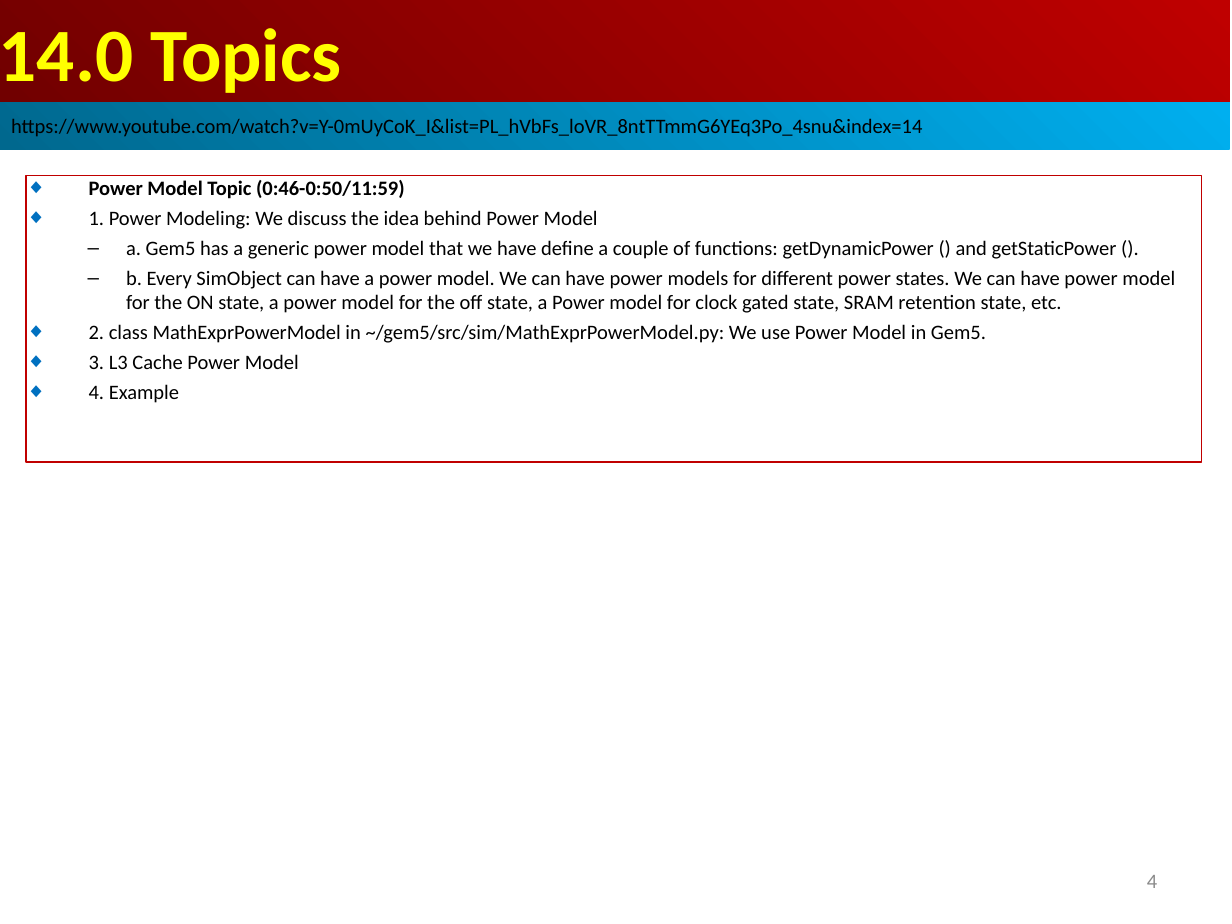
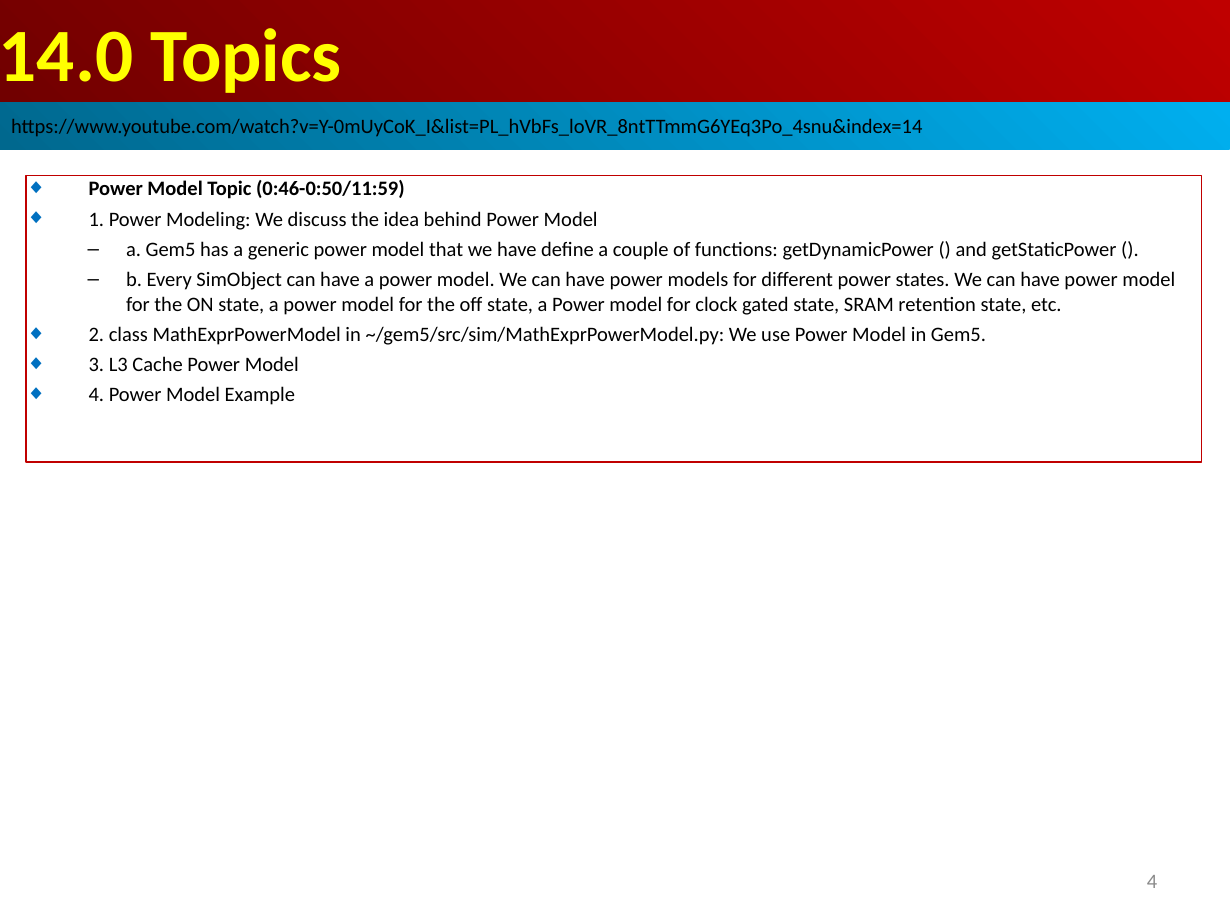
Before and after one commit to peterhchen/AIU_CS850_Gem5_McPAT, a slide deck: slide 4 of 050_Gem5/014.PwrMod/000_Video/014.PowerModel.ppt. Drawn at 1232x924 pixels with LibreOffice and Linux fonts; fonts in the diff are those of the drawing. Boxes give left, top, right and bottom in pixels: in the first picture for what was removed or moved away, otherwise in the second. Text is boxed around its words. In the diff, an @@ line names an element or a change of style, - is before the commit and + after.

```diff
--- a/050_Gem5/014.PwrMod/000_Video/014.PowerModel.ppt
+++ b/050_Gem5/014.PwrMod/000_Video/014.PowerModel.ppt
@@ text in rectangle at box(89, 386, 295, 405): text changed @@
-◆ 4. Example
+◆ 4. Power Model Example
```
Also in this commit, not shown: 2 other slides changed, 5 slides added.
